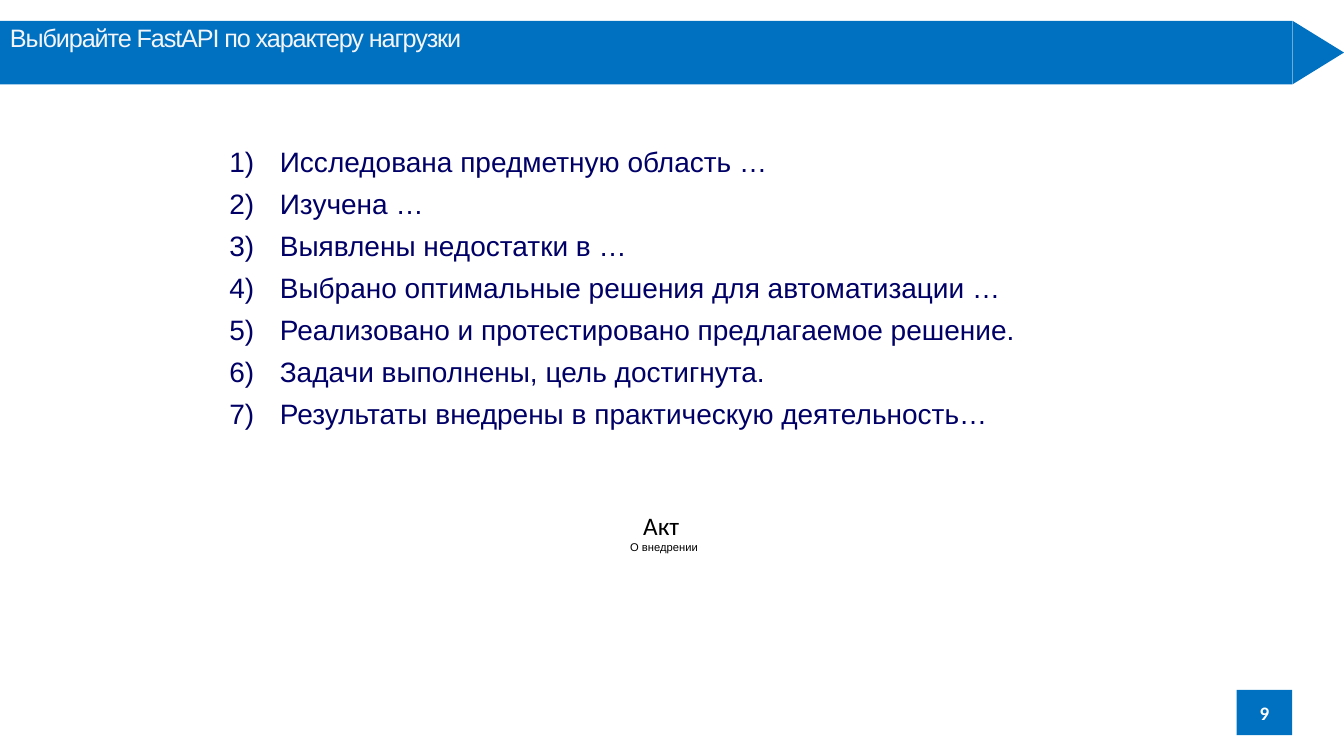
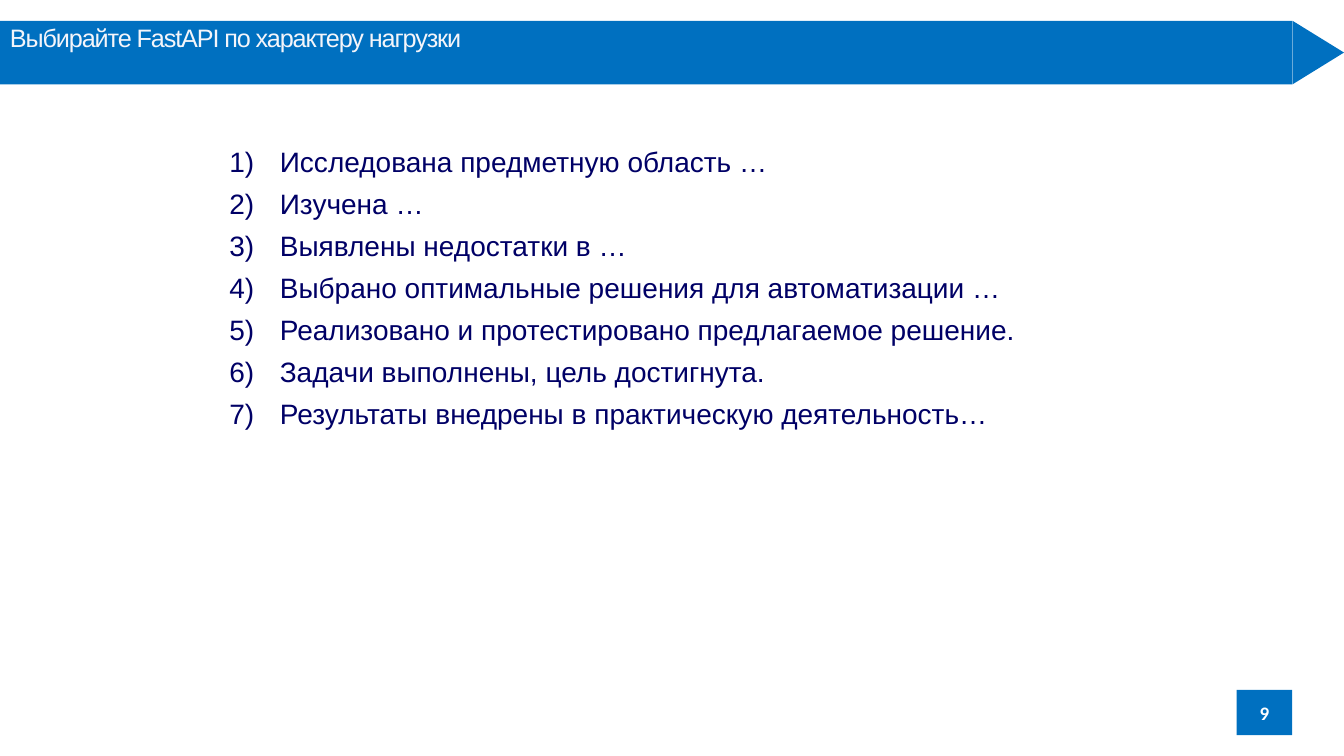
Before and after one commit to Hohrandrey/RTU-MIREA, a slide deck: slide 9 of 7 семестр/Системный анализ и управление организационно-техническими системами в атомной отрасли/доклады/4 доклад/ГОСТ_Хохряков_АЮ_доклад.pptx. Drawn at 1344x756 pixels with LibreOffice and Linux fonts; fonts in the diff are those of the drawing. Boxes give left, top, right and bottom in pixels: in the first picture for what was removed or moved away, otherwise in the second. Text is boxed around its words. In the diff, an @@ line names an element or a change of style, - is before the commit and + after.

```diff
--- a/7 семестр/Системный анализ и управление организационно-техническими системами в атомной отрасли/доклады/4 доклад/ГОСТ_Хохряков_АЮ_доклад.pptx
+++ b/7 семестр/Системный анализ и управление организационно-техническими системами в атомной отрасли/доклады/4 доклад/ГОСТ_Хохряков_АЮ_доклад.pptx
@@ text removed at (630, 518, 698, 553) @@
-Акт
-О внедрении
```
Also in this commit, not shown: 2 other slides changed.
